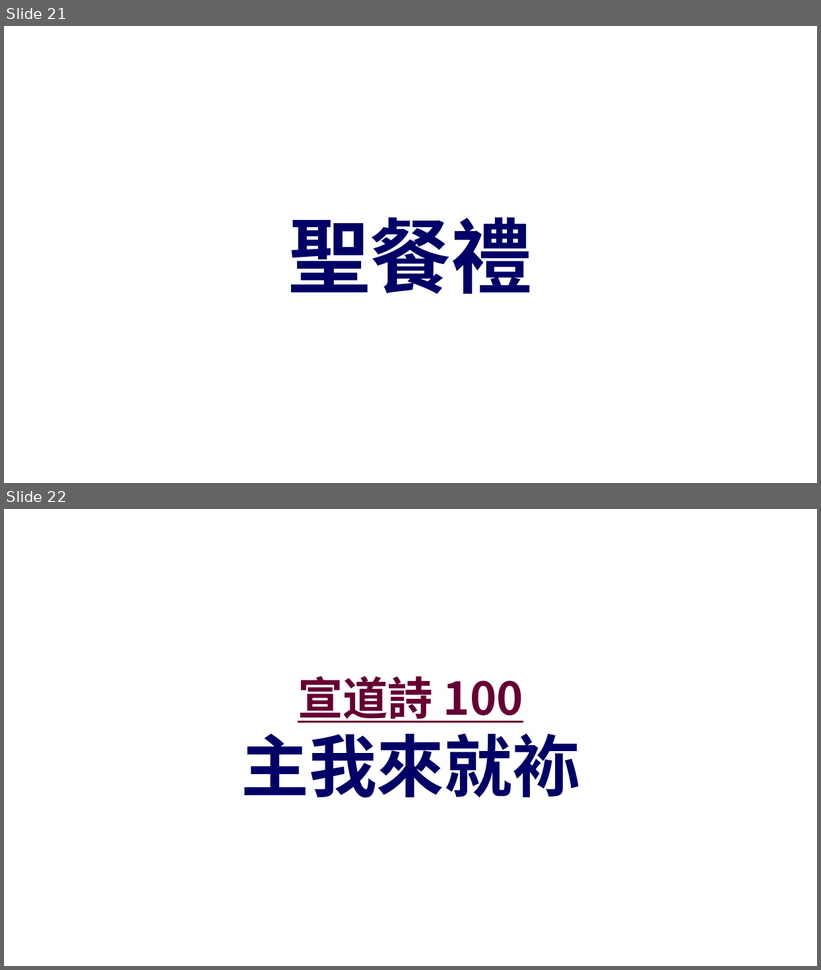
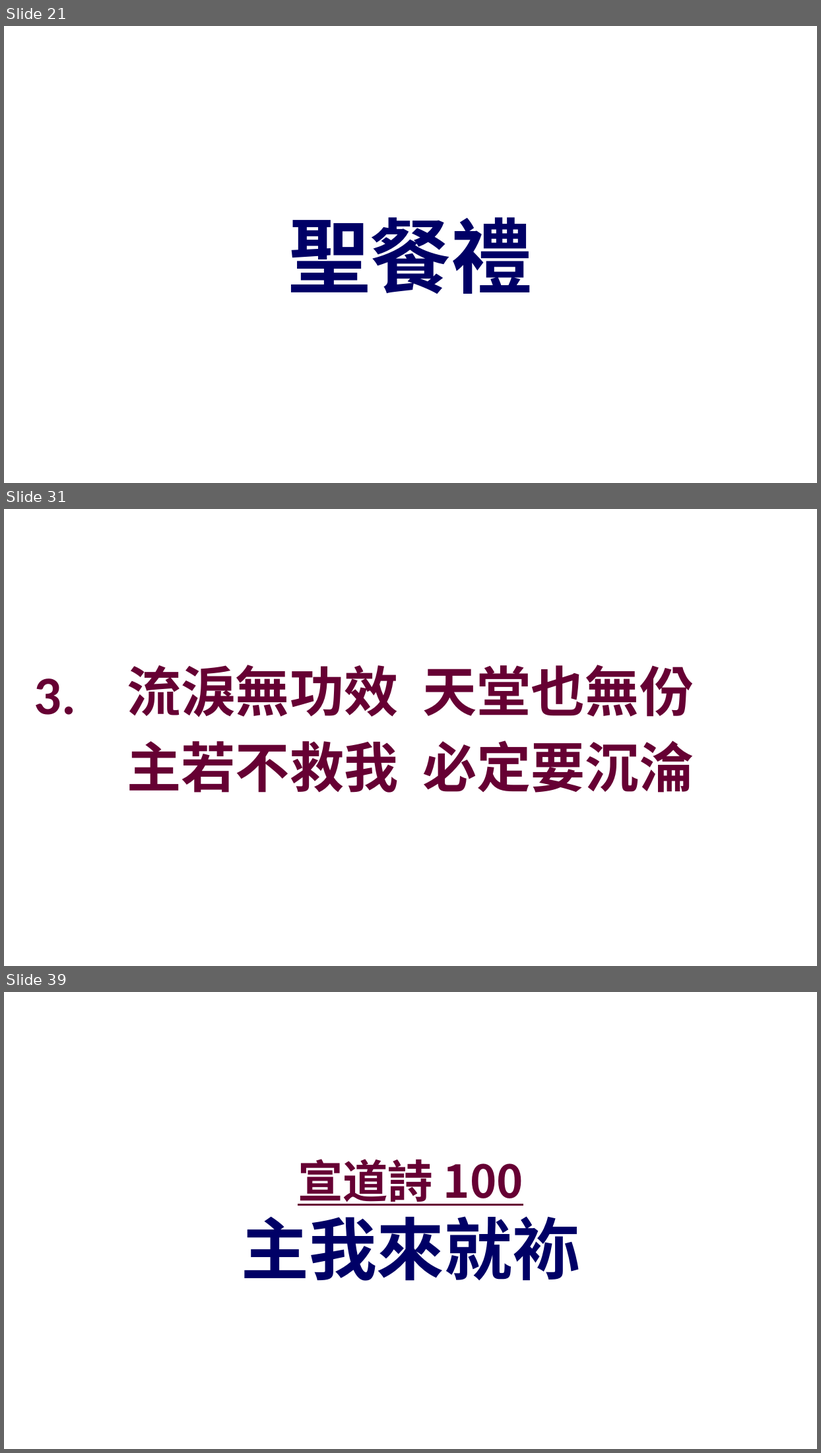
Before and after one commit to batisuoc/other-ppts, a slide deck: 崇拜流程_聖餐禮version.pptx. Shown one above the other, each under a label of ours: slides 21 and 22 before the commit, slides 21, 31 and 39 after it; the slides between them are not shown. The pictures are 821x970 and 821x1453 pixels, drawn with LibreOffice and Linux fonts; fonts in the diff are those of the drawing; background and template pictures are left out. Boxes give left, top, right and bottom in pixels: in the first picture for what was removed or moved away, otherwise in the second. Text is boxed around its words. In the diff, an @@ line names an element or a change of style, - is before the commit and + after.

```diff
--- a/崇拜流程_聖餐禮version.pptx
+++ b/崇拜流程_聖餐禮version.pptx
@@ slide 31 added at [4, 509, 817, 966], background picture (left out) @@
@@ text added at [127, 665, 694, 793], 48 pt, text #660033, bold @@
+流淚無功效 天堂也無份
+主若不救我 必定要沉淪
@@ text added at [34, 679, 76, 715], 48 pt, text #660033, bold @@
+3.
@@ what was slide 22 is now slide 39 @@
```
Also in this commit, not shown: 1 slide changed, 16 other slides added.
